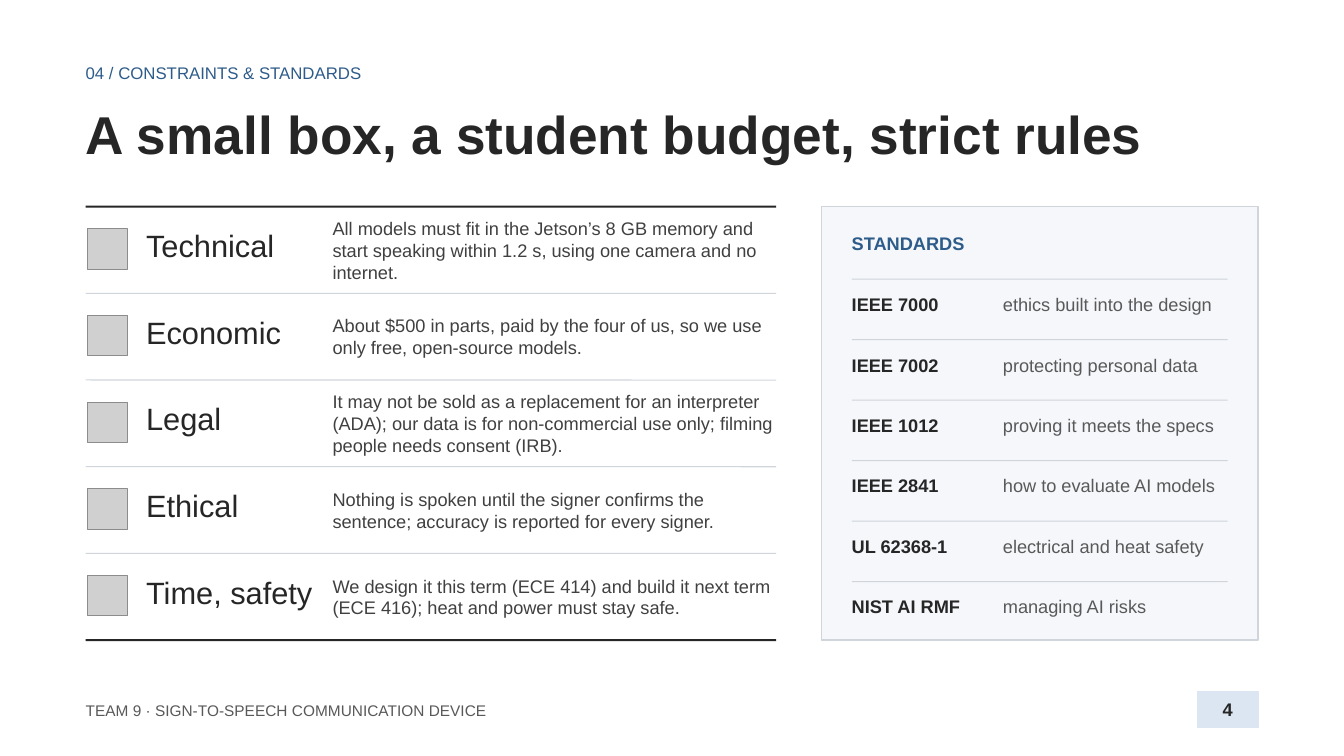
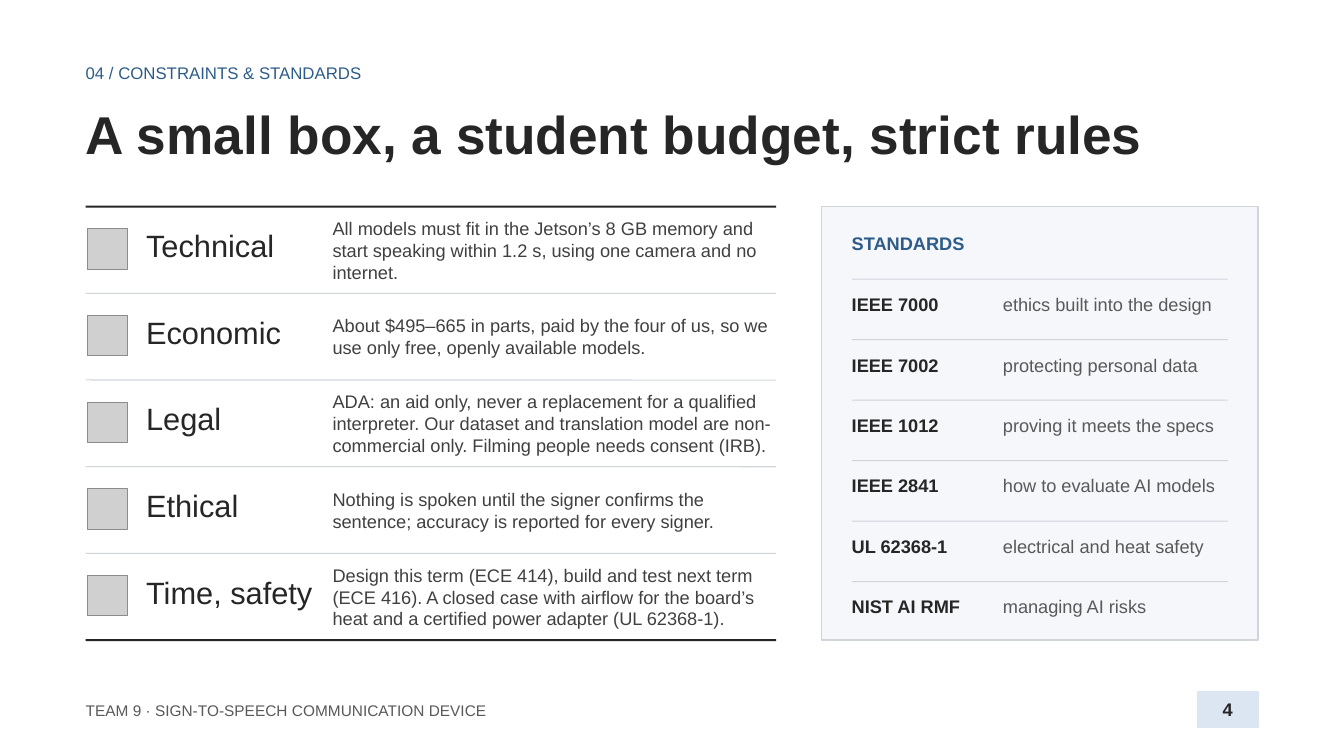
Before and after one commit to anxious956/Multilingual-Sign-to-Speech-Communication-Device, a slide deck: slide 4 of docs/presentation/Team9_Proposal_Presentation.pptx. Drawn at 1344x756 pixels with LibreOffice and Linux fonts; fonts in the diff are those of the drawing; grey boxes stand for pictures. Boxes give left, top, right and bottom in pixels: in the first picture for what was removed or moved away, otherwise in the second. Text is boxed around its words. In the diff, an @@ line names an element or a change of style, - is before the commit and + after.

```diff
--- a/docs/presentation/Team9_Proposal_Presentation.pptx
+++ b/docs/presentation/Team9_Proposal_Presentation.pptx
@@ text at [333, 319, 767, 358]: text changed @@
-About $500 in parts, paid by the four of us, so we use only free, open-source models.
+About $495–665 in parts, paid by the four of us, so we use only free, openly available models.
@@ text at [333, 395, 770, 456]: text changed @@
-It may not be sold as a replacement for an interpreter (ADA); our data is for non-commercial use only; filming people needs consent (IRB).
+ADA: an aid only, never a replacement for a qualified interpreter. Our dataset and translation model are non-commercial only. Filming people needs consent (IRB).
@@ text at [333, 569, 754, 629]: text changed @@
-We design it this term (ECE 414) and build it next term (ECE 416); heat and power must stay safe.
+Design this term (ECE 414), build and test next term (ECE 416). A closed case with airflow for the board’s heat and a certified power adapter (UL 62368-1).
```
Also in this commit, not shown: 1 other file.
